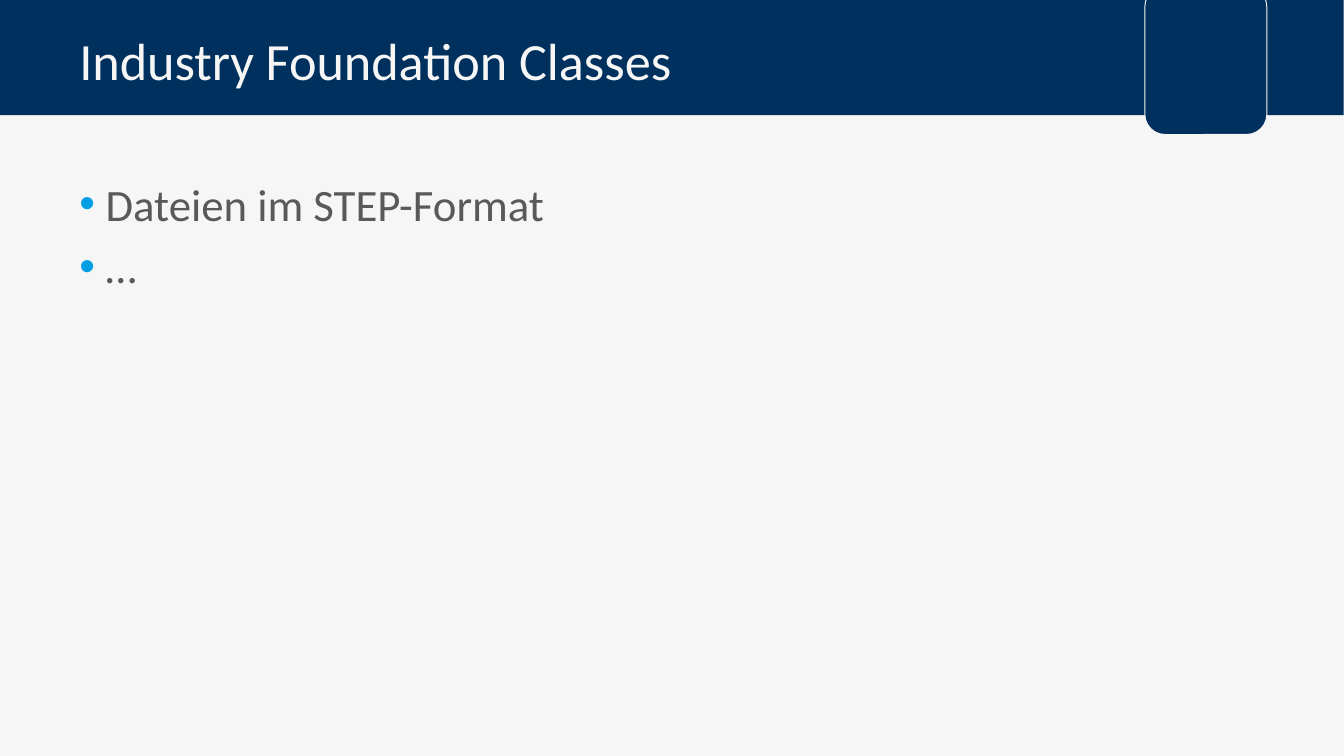
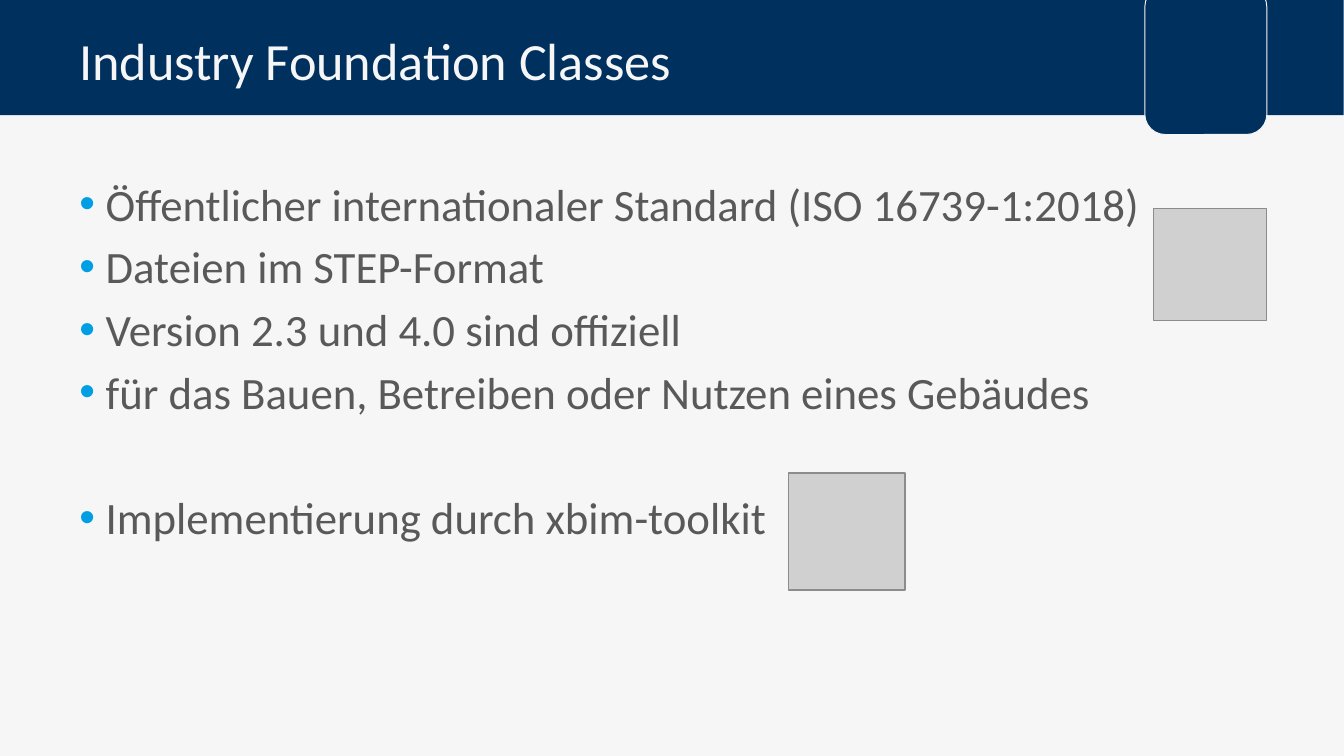
Before and after one commit to FlowBYRN/BaMaterialStandartisation, a slide deck: slide 9 of documents/Verteidigung.pptx (slide 6 before the commit). Drawn at 1344x756 pixels with LibreOffice and Linux fonts; fonts in the diff are those of the drawing; grey boxes stand for pictures; background and template pictures are left out. Boxes give left, top, right and bottom in pixels: in the first picture for what was removed or moved away, otherwise in the second. Text is boxed around its words. In the diff, an @@ line names an element or a change of style, - is before the commit and + after.

```diff
--- a/documents/Verteidigung.pptx
+++ b/documents/Verteidigung.pptx
@@ text at [106,185,1139,227]: paragraph added @@
+• Öffentlicher internationaler Standard (ISO 16739-1:2018)
@@ picture added at [1154,208,1267,321] @@
@@ text at [106,315,1089,542]: text changed @@
-• …
+• Version 2.3 und 4.0 sind offiziell
+• für das Bauen, Betreiben oder Nutzen eines Gebäudes
+• Implementierung durch xbim-toolkit
@@ picture added at [789,473,906,590] @@
```
Also in this commit, not shown: 7 other slides changed, 9 slides added, 5 slides removed, 3 other files.
